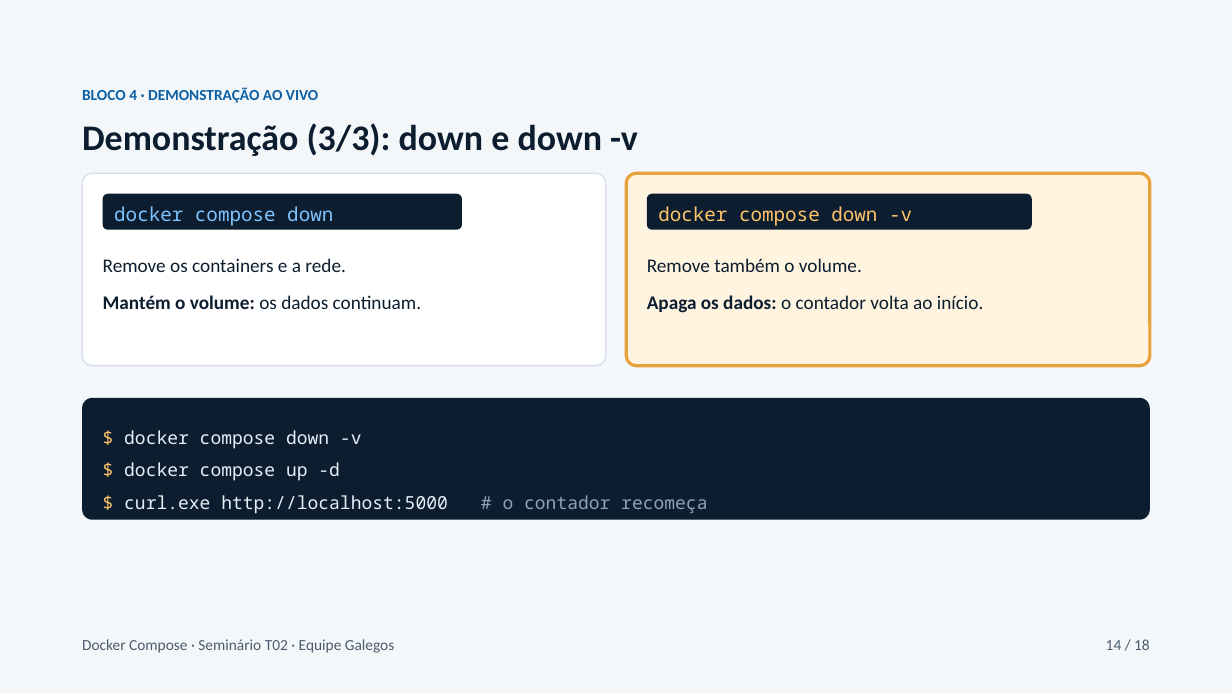
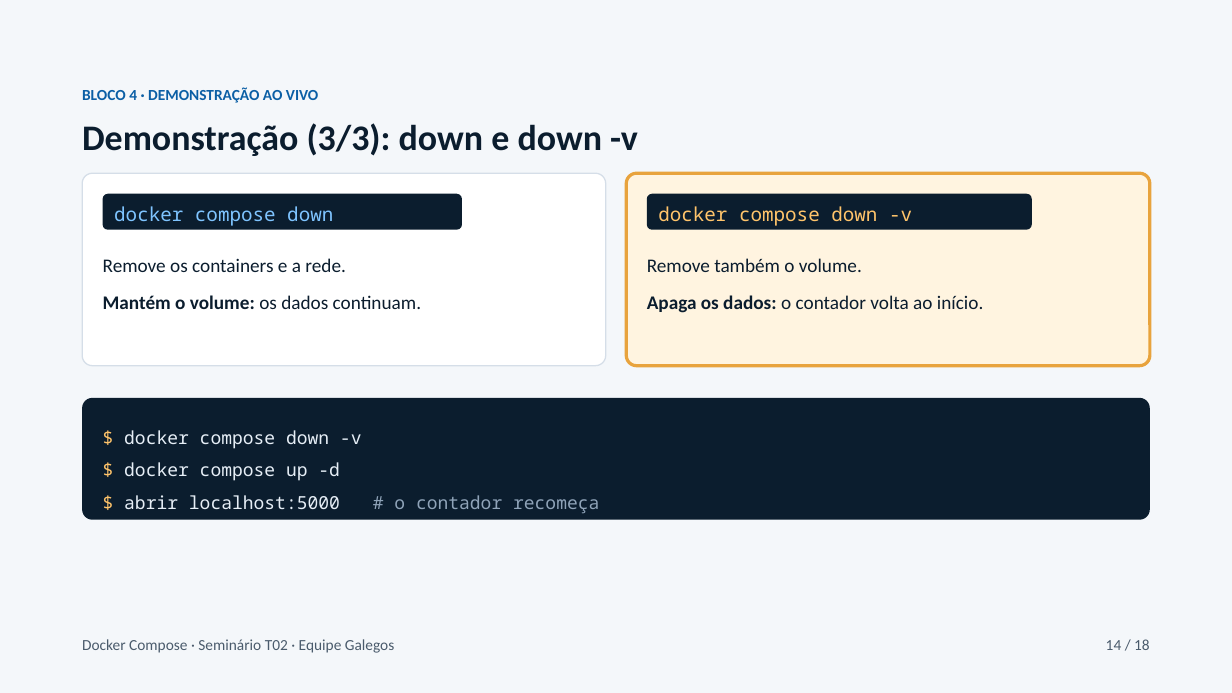
Before and after one commit to Italosantoss03/projetoDevOps, a slide deck: slide 14 of slides/Docker-Compose-T02.pptx. Drawn at 1232x693 pixels with LibreOffice and Linux fonts; fonts in the diff are those of the drawing. Boxes give left, top, right and bottom in pixels: in the first picture for what was removed or moved away, otherwise in the second. Text is boxed around its words. In the diff, an @@ line names an element or a change of style, - is before the commit and + after.

```diff
--- a/slides/Docker-Compose-T02.pptx
+++ b/slides/Docker-Compose-T02.pptx
@@ text at (124,495,599,513): text changed @@
-$ curl.exe http://localhost:5000 # o contador recomeça
+$ abrir localhost:5000 # o contador recomeça
```
Also in this commit, not shown: 3 other slides changed, 4 other files.
